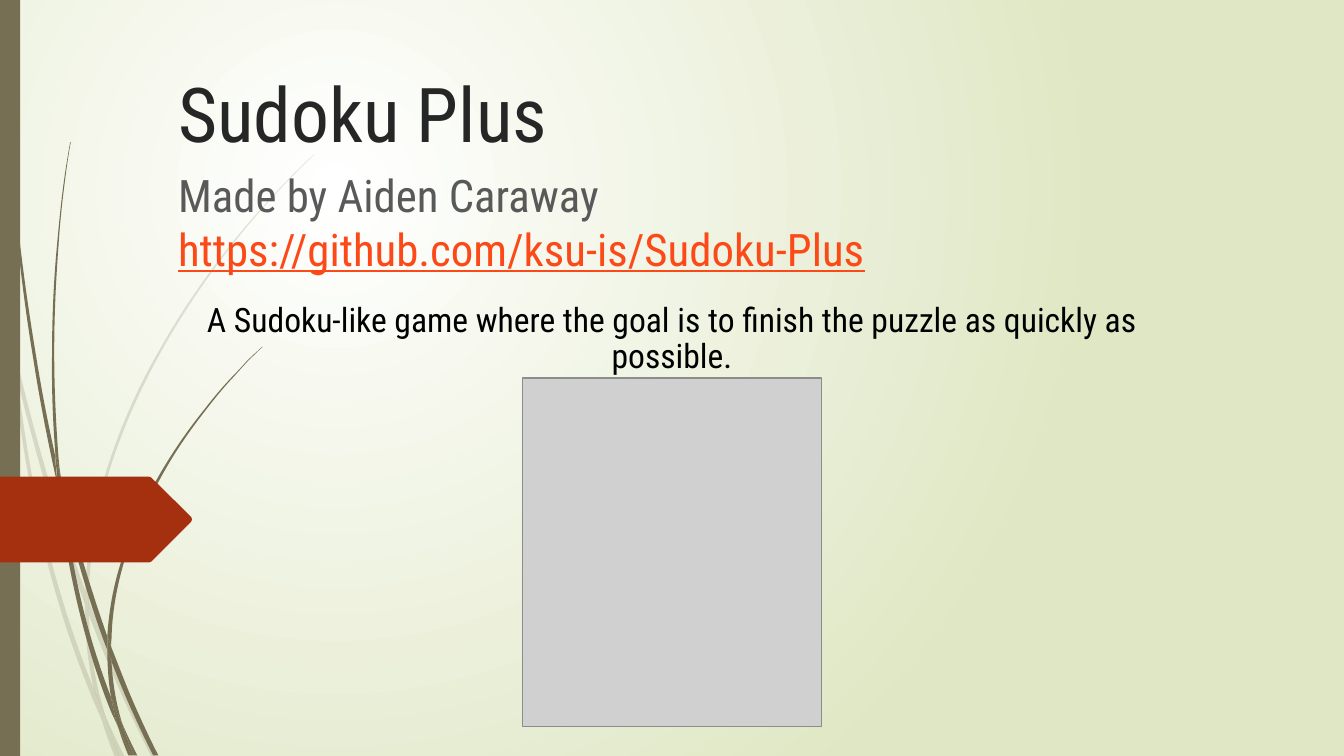
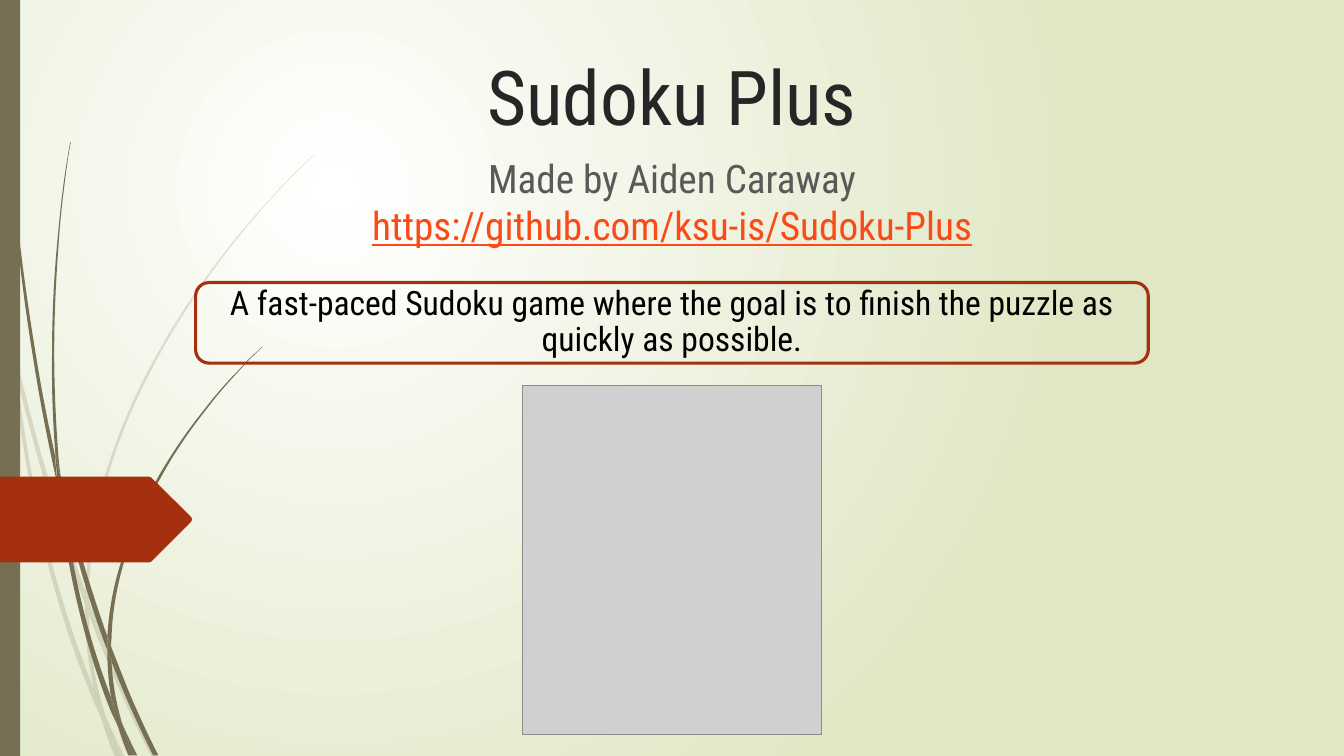
Before and after one commit to ksu-is/Sudoku-Plus, a slide deck: slide 1 of Sudoku Plus.pptx. Drawn at 1344x756 pixels with LibreOffice and Linux fonts; fonts in the diff are those of the drawing; grey boxes stand for pictures. Boxes give left, top, right and bottom in pixels: in the first picture for what was removed or moved away, otherwise in the second. Text is boxed around its words. In the diff, an @@ line names an element or a change of style, - is before the commit and + after.

```diff
--- a/Sudoku Plus.pptx
+++ b/Sudoku Plus.pptx
@@ title "Sudoku Plus" at bbox=[487, 68, 856, 126]: alignment left to centre; vertical alignment middle to top @@
@@ subtitle "Made by Aiden Caraway https://github.com/ksu-is/Sudoku-Plus": place and size @@
-subtitle "Made by Aiden Caraway https://github.com/ksu-is/Sudoku-Plus" at bbox=[178, 178, 864, 276]
+subtitle "Made by Aiden Caraway https://github.com/ksu-is/Sudoku-Plus" at bbox=[372, 163, 972, 248]
@@ subtitle "Made by Aiden Caraway https://github.com/ksu-is/Sudoku-Plus" at bbox=[372, 163, 972, 248]: size 32 to 28 pt; alignment left to centre @@
@@ text "A fast-paced Sudoku game where ..." at bbox=[230, 289, 1113, 358]: vertical alignment top to middle @@
@@ rounded rectangle added at bbox=[196, 282, 1148, 363], outline #A53010 2.25 pt @@
@@ text at bbox=[230, 289, 1113, 358]: text changed @@
-A Sudoku-like game where the goal is to finish the puzzle as quickly as possible.
+A fast-paced Sudoku game where the goal is to finish the puzzle as quickly as possible.
@@ picture: place and size @@
-picture at bbox=[522, 378, 821, 727]
+picture at bbox=[522, 386, 821, 735]
```
